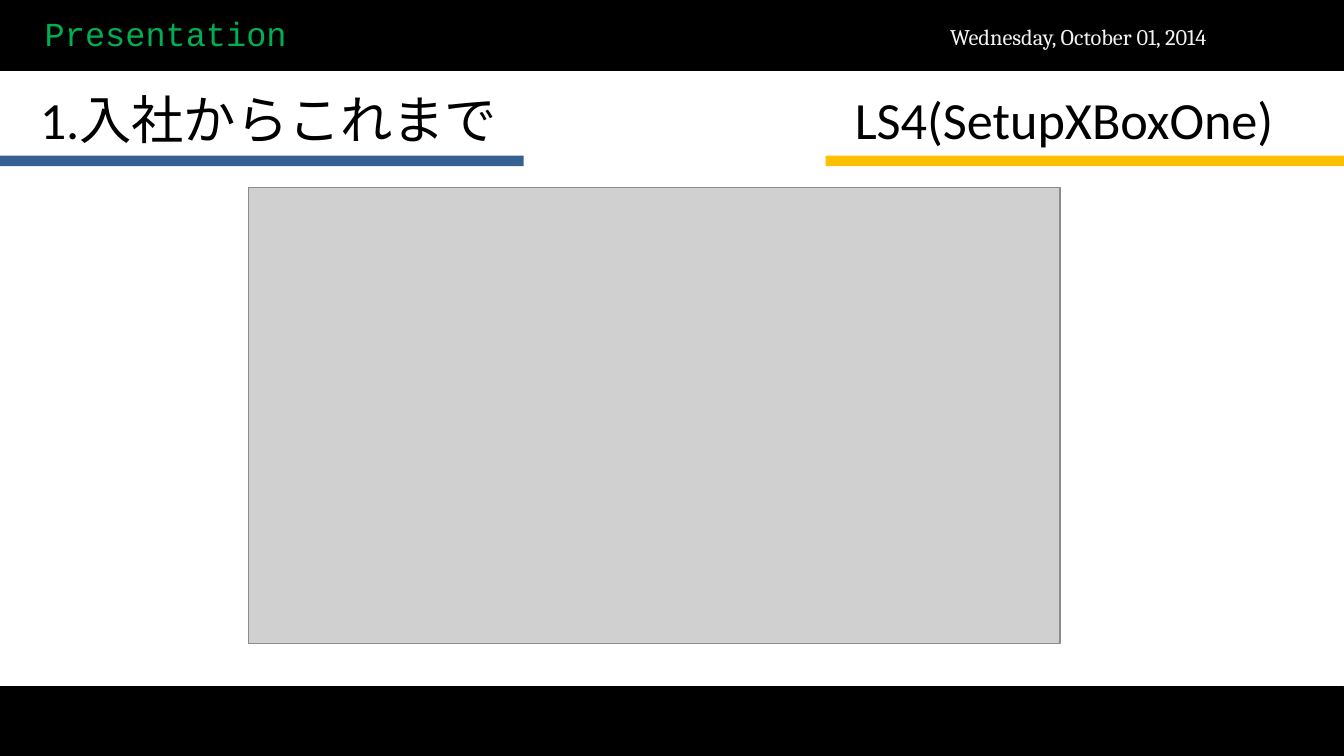
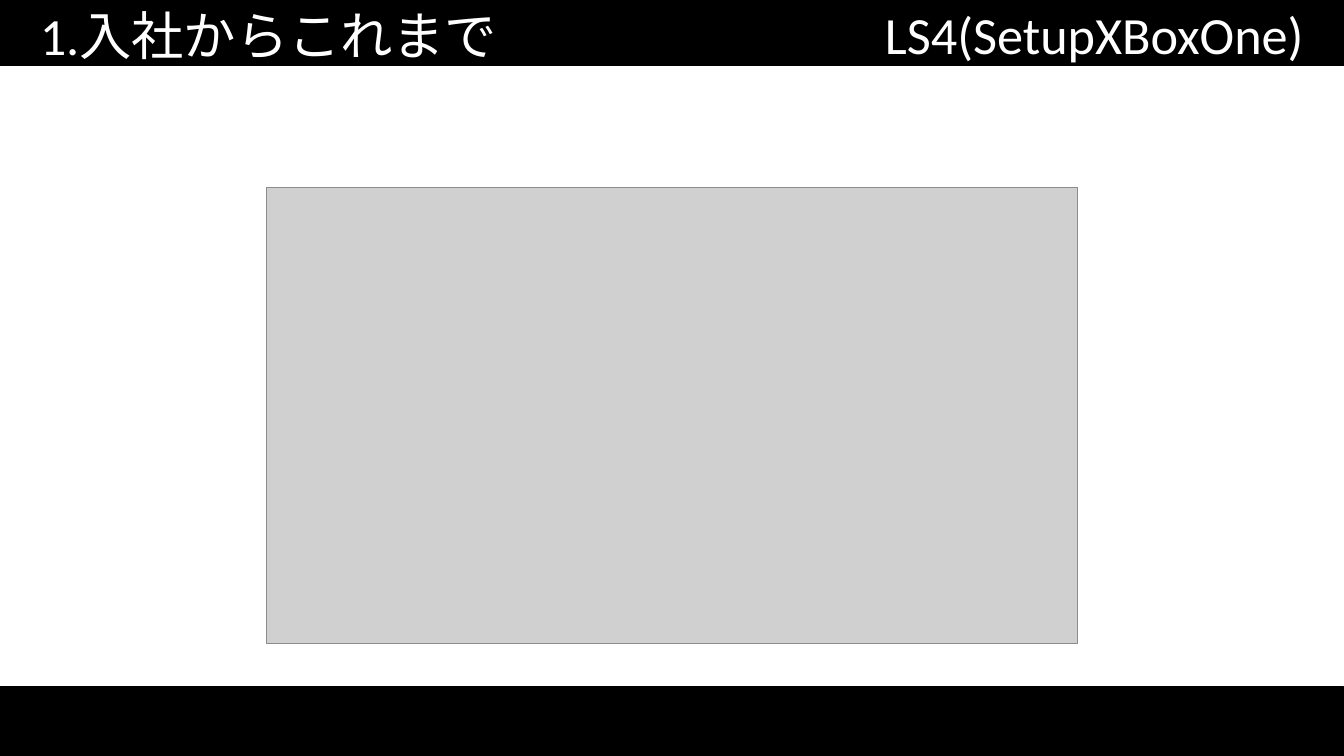
Before and after one commit to scarecrow173/Test, a slide deck: slide 10 of 試用期間終了.pptx (slide 9 before the commit). Drawn at 1344x756 pixels with LibreOffice and Linux fonts; fonts in the diff are those of the drawing; grey boxes stand for pictures; background and template pictures are left out. Boxes give left, top, right and bottom in pixels: in the first picture for what was removed or moved away, otherwise in the second. Text is boxed around its words. In the diff, an @@ line names an element or a change of style, - is before the commit and + after.

```diff
--- a/試用期間終了.pptx
+++ b/試用期間終了.pptx
@@ rectangle: place and size @@
-rectangle at (0,1,1344,69)
+rectangle at (0,0,1344,65)
@@ title "1.入社からこれまで": place and size @@
-title "1.入社からこれまで" at (40,96,497,144)
+title "1.入社からこれまで" at (40,11,497,67)
@@ title "1.入社からこれまで" at (40,11,497,67): text colour #000000 to #FFFFFF @@
@@ text removed at (45,21,287,47) @@
-Presentation
@@ text "LS4(SetupXBoxOne)" at (885,16,1304,63): text colour #000000 to #FFFFFF @@
@@ text "LS4(SetupXBoxOne)": place and size @@
-text "LS4(SetupXBoxOne)" at (855,101,1274,148)
+text "LS4(SetupXBoxOne)" at (885,16,1304,63)
@@ text removed at (950,29,1206,50) @@
-Wednesday, October 01, 2014
@@ rectangle removed at (0,156,524,167) @@
@@ rectangle removed at (825,156,1344,167) @@
@@ picture: place and size @@
-picture at (249,188,1060,645)
+picture at (266,188,1078,645)
```
Also in this commit, not shown: 20 other slides changed, 2 slides added, 11 other files.
